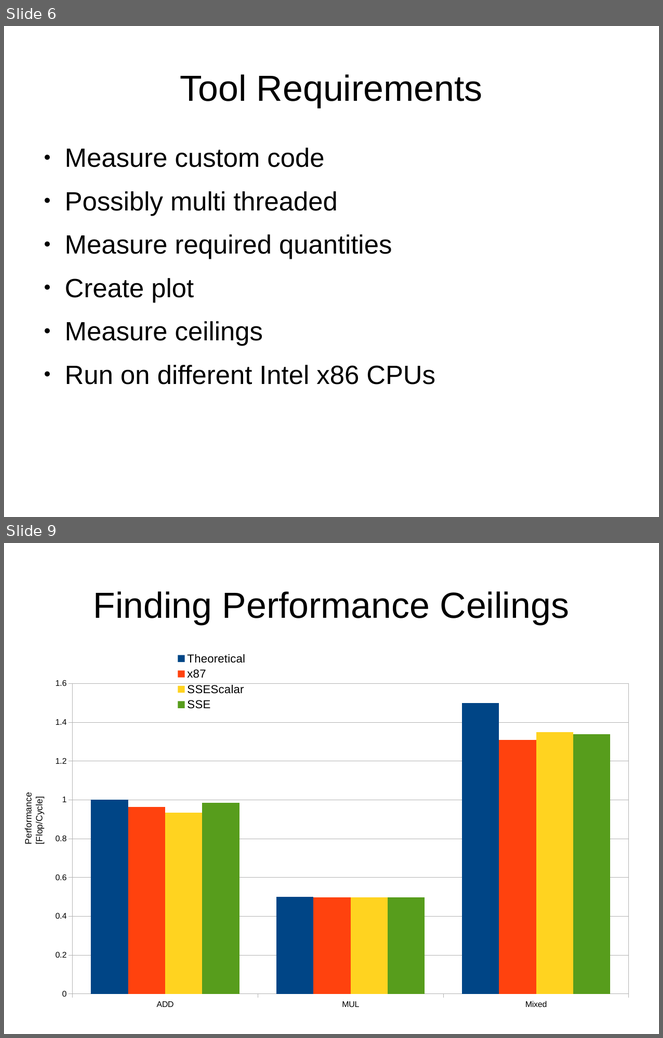
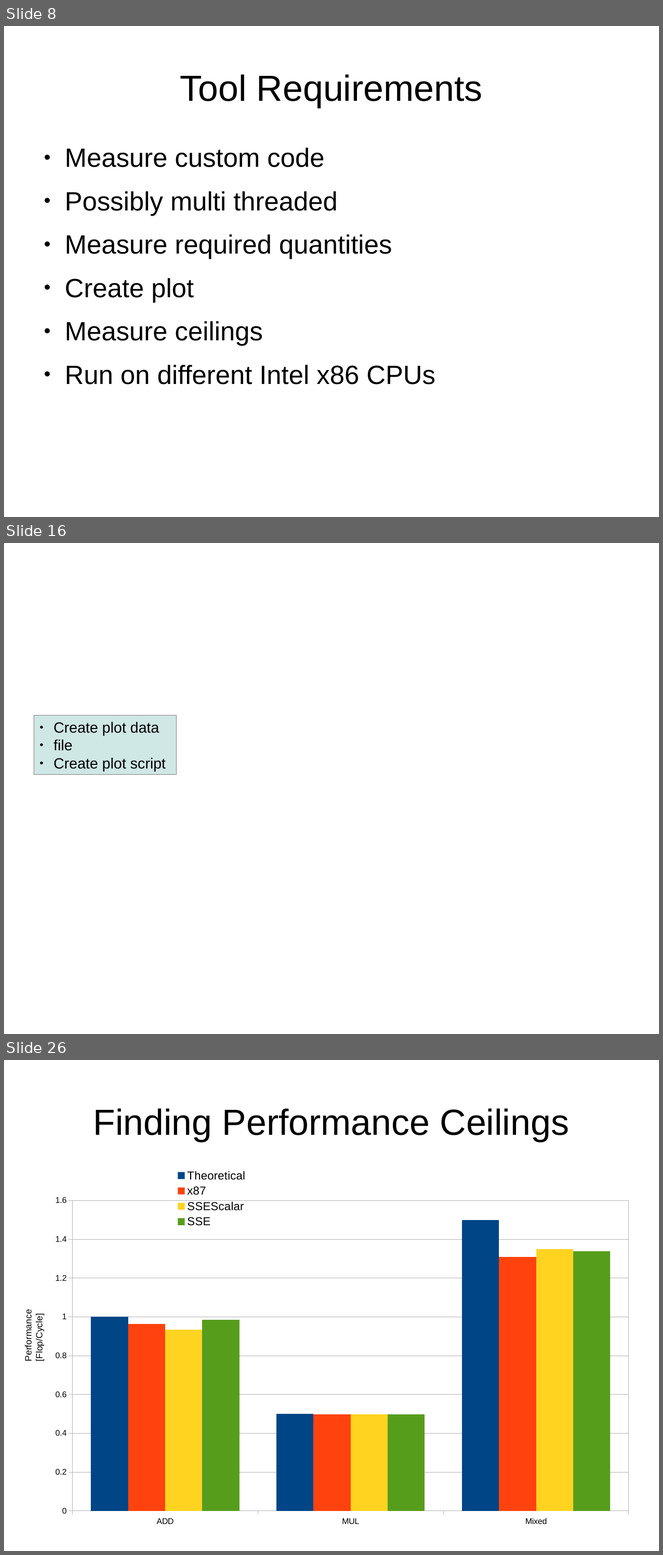
Before and after one commit to GeorgOfenbeck/Thesis_Steinmann, a slide deck: presentation.odp. Shown one above the other, each under a label of ours: slides 6 and 9 before the commit, slides 8, 16 and 26 after it; the slides between them are not shown. The pictures are 663x1038 and 663x1555 pixels, drawn with LibreOffice and Linux fonts; fonts in the diff are those of the drawing; background and template pictures are left out. Boxes give left, top, right and bottom in pixels: in the first picture for what was removed or moved away, otherwise in the second. Text is boxed around its words. In the diff, an @@ line names an element or a change of style, - is before the commit and + after.

```diff
--- a/presentation.odp
+++ b/presentation.odp
@@ slide 16 added at (4, 543, 659, 1034), background picture (left out) @@
@@ rectangle added at (34, 716, 177, 775), fill #CFE7E5, outline #808080 0 pt, 18 pt, text #000000 @@
+● Create plot data
+● file
+● Create plot script
@@ what was slide 6 is now slide 8 @@
@@ what was slide 9 is now slide 26 @@
```
Also in this commit, not shown: 2 slides changed, 18 other slides added, 2 slides removed.
